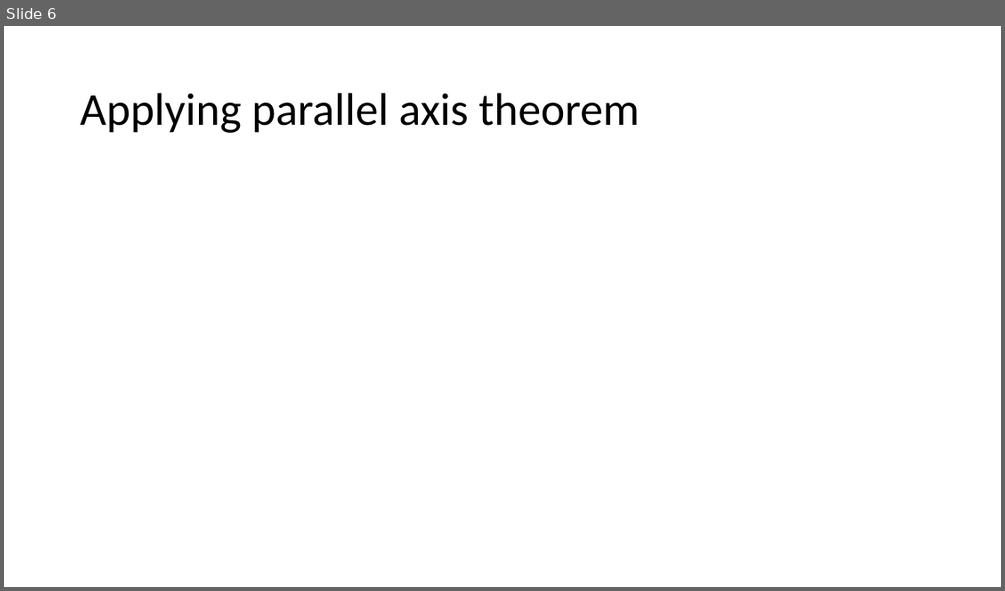
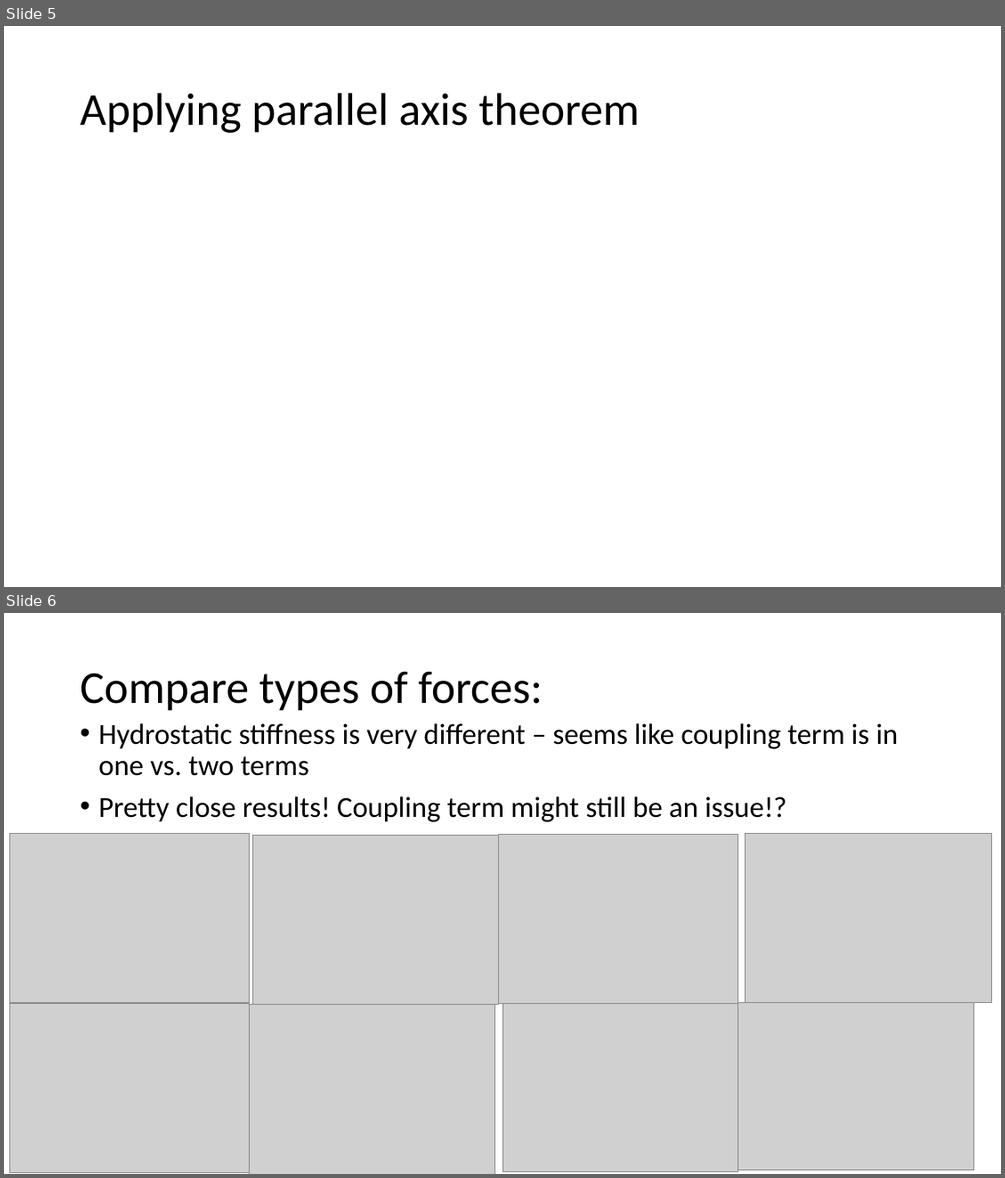
Before and after one commit to jtgrasb/WecOptTool, a slide deck: examples/attenuatorInWOT.pptx. Shown one above the other, each under a label of ours: slide 6 before the commit, slides 5 and 6 after it. The pictures are 1005x591 and 1005x1178 pixels, drawn with LibreOffice and Linux fonts; fonts in the diff are those of the drawing; grey boxes stand for pictures. Boxes give left, top, right and bottom in pixels: in the first picture for what was removed or moved away, otherwise in the second. Text is boxed around its words. In the diff, an @@ line names an element or a change of style, - is before the commit and + after.

```diff
--- a/examples/attenuatorInWOT.pptx
+++ b/examples/attenuatorInWOT.pptx
@@ slide 6 added at bbox=[4, 613, 1001, 1174], background #FFFFFF @@
@@ title added at bbox=[80, 671, 542, 711], 44 pt, text #000000 @@
+Compare types of forces:
@@ text added at bbox=[98, 723, 898, 822], 28 pt, text #000000 @@
+• Hydrostatic stiffness is very different – seems like coupling term is in one vs. two terms
+• Pretty close results! Coupling term might still be an issue!?
@@ picture added at bbox=[10, 834, 250, 1003] @@
@@ picture added at bbox=[252, 835, 498, 1004] @@
@@ picture added at bbox=[499, 835, 738, 1004] @@
@@ picture added at bbox=[745, 834, 991, 1003] @@
@@ picture added at bbox=[10, 1004, 250, 1172] @@
@@ picture added at bbox=[250, 1005, 495, 1174] @@
@@ picture added at bbox=[502, 1003, 738, 1172] @@
@@ picture added at bbox=[737, 1003, 974, 1170] @@
@@ what was slide 6 is now slide 5 @@
```
Also in this commit, not shown: 1 slide changed, 1 slide removed, 3 other files.
